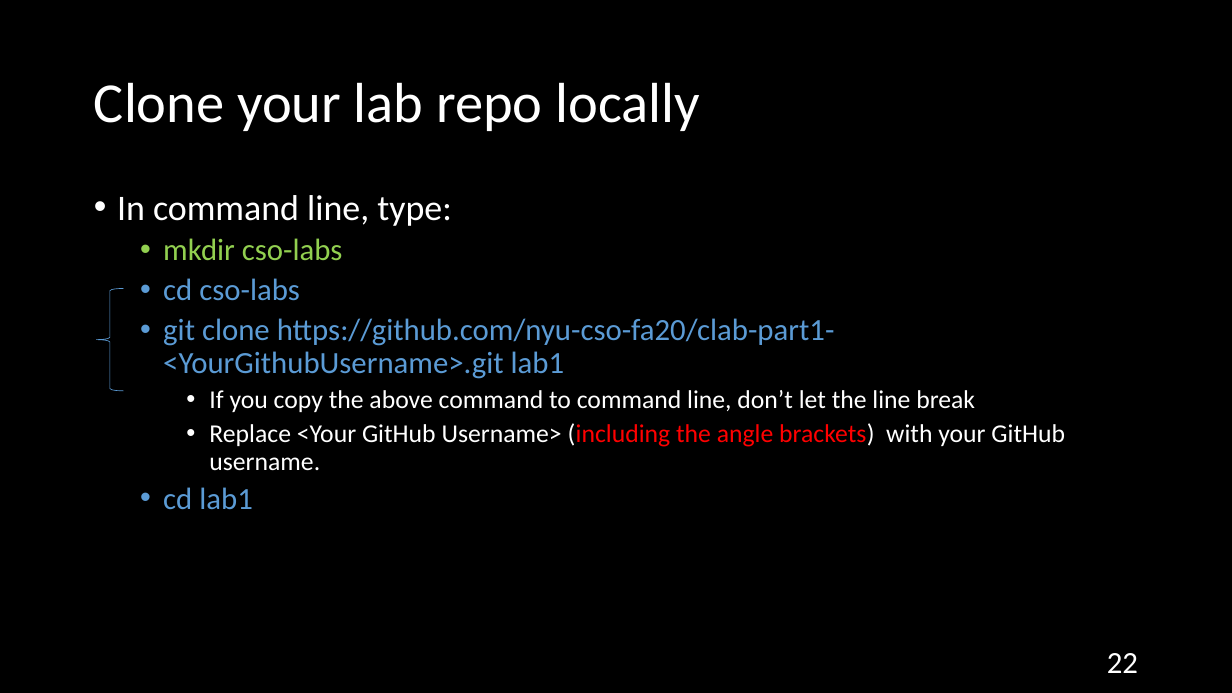
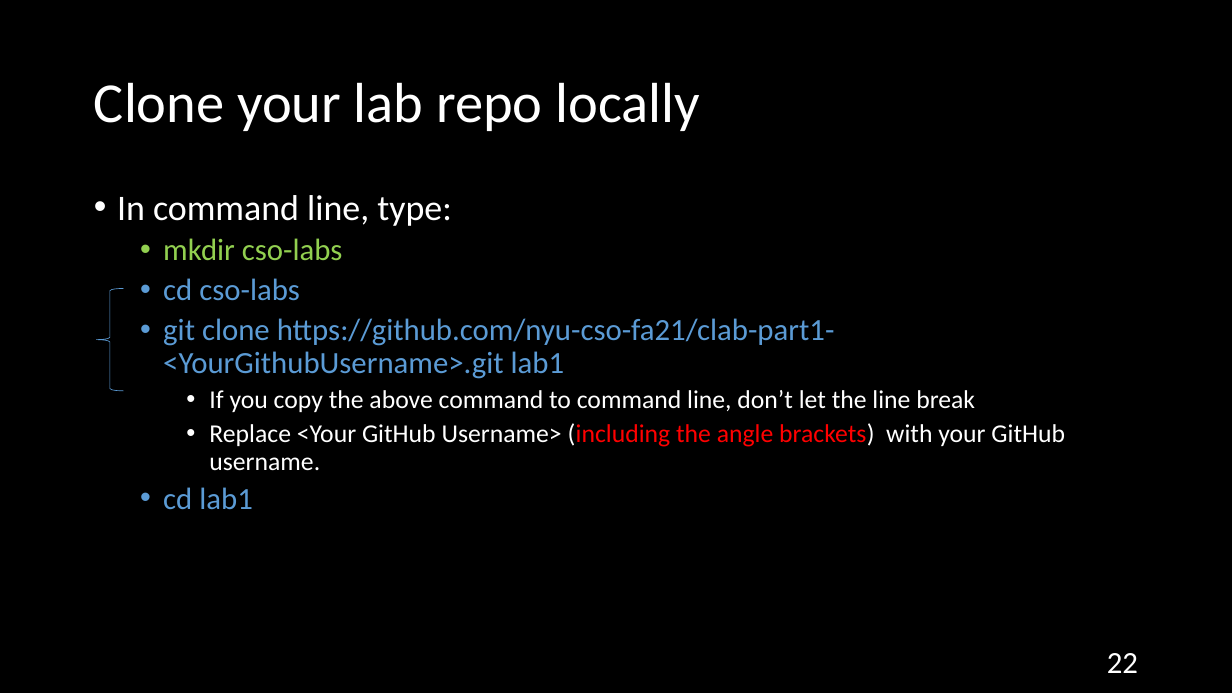
Before and after one commit to NYU-CSO/nyu-cso.github.io, a slide deck: slide 22 of rec-notes/r01.pptx. Drawn at 1232x693 pixels with LibreOffice and Linux fonts; fonts in the diff are those of the drawing. Boxes give left, top, right and bottom in pixels: in the first picture for what was removed or moved away, otherwise in the second. Text is boxed around its words. In the diff, an @@ line names an element or a change of style, - is before the commit and + after.

```diff
--- a/rec-notes/r01.pptx
+++ b/rec-notes/r01.pptx
@@ text at (x1=163, y1=318, x2=835, y2=379): text changed @@
-  • git clone https://github.com/nyu-cso-fa20/clab-part1-<YourGithubUsername>.git lab1
+  • git clone https://github.com/nyu-cso-fa21/clab-part1-<YourGithubUsername>.git lab1
```
Also in this commit, not shown: 9 other slides changed, 3 other files.
